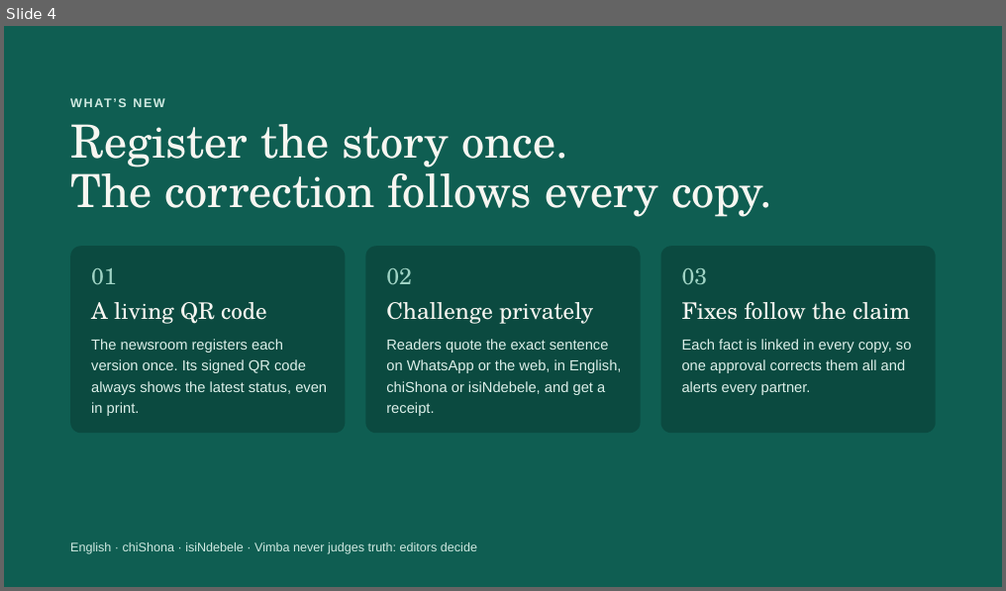
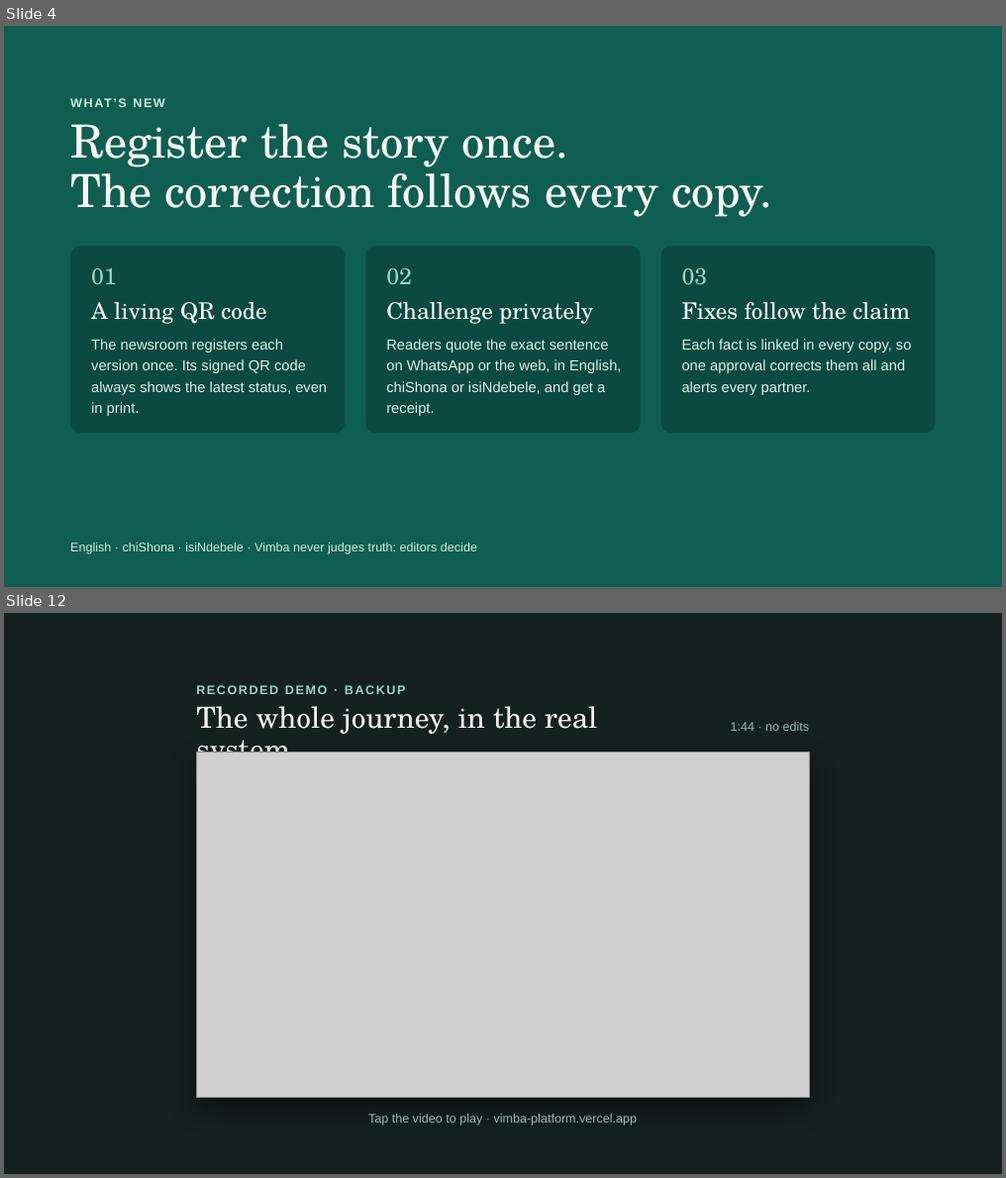
Before and after one commit to harrymakoni-netizen/Vimba-platform-, a slide deck: presentation/Vimba_Pitch_Final.pptx. Shown one above the other, each under a label of ours: slide 4 before the commit, slides 4 and 12 after it; the slides between them are not shown. The pictures are 1006x591 and 1006x1178 pixels, drawn with LibreOffice and Linux fonts; fonts in the diff are those of the drawing; grey boxes stand for pictures. Boxes give left, top, right and bottom in pixels: in the first picture for what was removed or moved away, otherwise in the second. Text is boxed around its words. In the diff, an @@ line names an element or a change of style, - is before the commit and + after.

```diff
--- a/presentation/Vimba_Pitch_Final.pptx
+++ b/presentation/Vimba_Pitch_Final.pptx
@@ slide 12 added at [4,613,1002,1174], background #14211F @@
@@ text added at [196,685,406,694], 12 pt, text #9FD3C4, bold @@
+RECORDED DEMO · BACKUP
@@ title added at [196,706,597,768], 28 pt, text #F4F2EC @@
+The whole journey, in the real system
@@ text added at [731,722,810,731], 12 pt, text #9FB8B2 @@
+1:44 · no edits
@@ rounded rectangle added at [196,753,810,1097], fill #0B1514 @@
@@ picture added at [196,753,810,1097] @@
@@ text added at [368,1114,638,1126], 12 pt, text #9FB8B2 @@
+Tap the video to play · vimba-platform.vercel.app
```
Also in this commit, not shown: 1 slide changed, 6 other files.
